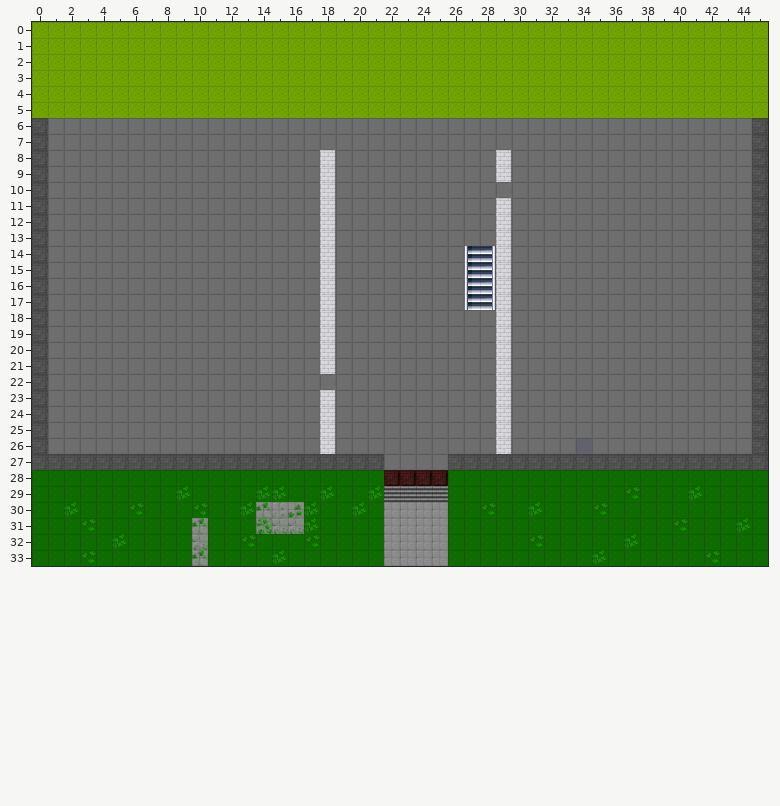
Two versions of a level (Tiled map (JSON), map/map.json). The first picture shows the starting point.
Cells are 32x32 px. Shown: x 0..45, y 0..33.
And afterwards:
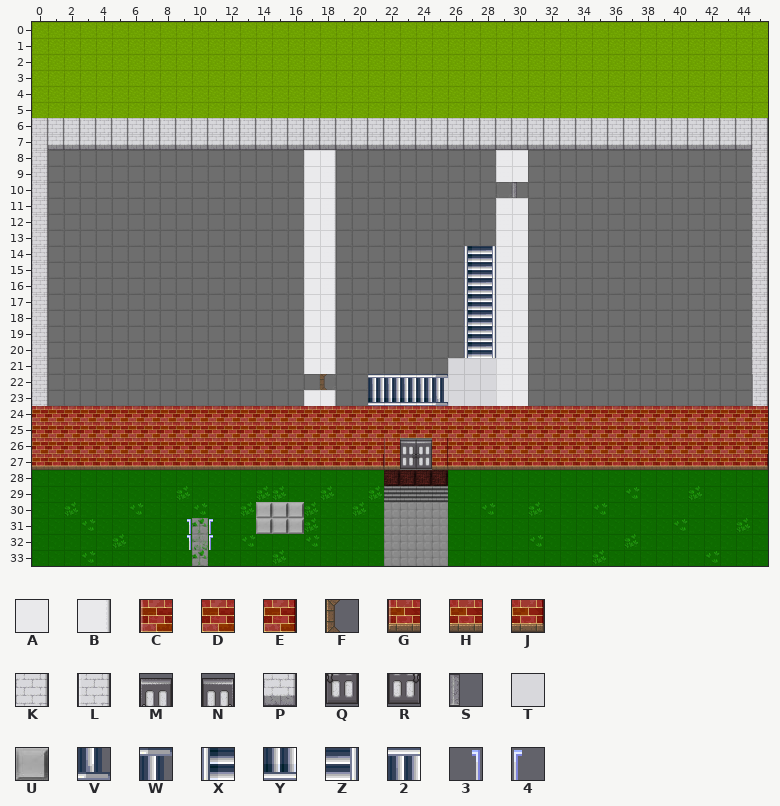
Key: from "bytewerk": A 721, B 722, C 750, D 751, E 752, F 756 turned 270, G 765, H 766, J 767, K 782, L 783, M 787, N 787 flipped left-right, P 797, Q 802, R 802 flipped left-right, S 816 turned 270, T 1536; from "floortileset": U 21; from "office_1": V 8 turned 270, W 9 turned 270, X 40, Y 40 turned 270, Z 41, 2 41 turned 270, 3 55, 4 71.
_ is an empty cell.
Tiles of an added or newly shown layer are drawn over the layers below it.
From old to new:
Layer "bottomWall" (now shown):
y 7: x 1..44 ____________________________________________ -> PPPPPPPPPPPPPPPPPPPPPPPPPPPPPPPPPPPPPPPPPPPP
y 8..9: x 18 _ -> B; x 29 _ -> A
y 10: x 18 _ -> B
y 11..21: x 18 _ -> B; x 29 _ -> A
y 22: x 29 _ -> A
y 23: x 18 _ -> B; x 29 _ -> A
y 27: x 0..22 _______________________ -> HHHHHHHHHHHHHHHHHHHHHJG; x 25..45 _____________________ -> JHHHHHHHHHHHHHHHHHHHJ
Layer "topWall" (now shown):
y 6: x 0..45 ______________________________________________ -> KKKKKKKKKKKKKKKKKKKKKKKKKKKKKKKKKKKKKKKKKKKKKK
y 7: x 0 _ -> K; x 45 _ -> K
y 8..9: x 0 _ -> K; x 17 _ -> A; x 30 _ -> A; x 45 _ -> K
y 10: x 0 _ -> K; x 17 _ -> A; x 45 _ -> K
y 11..21: x 0 _ -> K; x 17 _ -> A; x 30 _ -> A; x 45 _ -> K
y 22: x 0 _ -> K; x 25 _ -> T; x 30 _ -> A; x 45 _ -> L
y 23: x 0 _ -> K; x 17 _ -> A; x 25 _ -> T; x 30 _ -> A; x 45 _ -> L
y 24..25: x 0..45 ______________________________________________ -> DDDDDDDDDDDDDDDDDDDDDDDDDDDDDDDDDDDDDDDDDDDDDD
y 26: x 0..22 _______________________ -> DDDDDDDDDDDDDDDDDDDDDDC; x 25..45 _____________________ -> EDDDDDDDDDDDDDDDDDDDD
Layer "top" (now shown):
y 10: x 30 _ -> S
y 18..20: x 27..28 __ -> XZ
y 21: x 26..28 ___ -> TTT
y 22: x 18 _ -> F; x 21..28 ________ -> 2222WTTT
y 23: x 21..28 ________ -> YYYYVTTT
y 26: x 23..24 __ -> NM
y 27: x 23..24 __ -> RQ
y 30: x 14..16 ___ -> UUU
y 31: x 9 _ -> 3; x 11 _ -> 4; x 14..16 ___ -> UUU
y 32: x 9 _ -> 3; x 11 _ -> 4
Changed places in both pictures, as pixel boxes (x1, y1, x2, y2):
added: (32, 118, 768, 470)
added: (256, 502, 304, 534)
added: (187, 519, 191, 550)
added: (209, 519, 213, 550)
